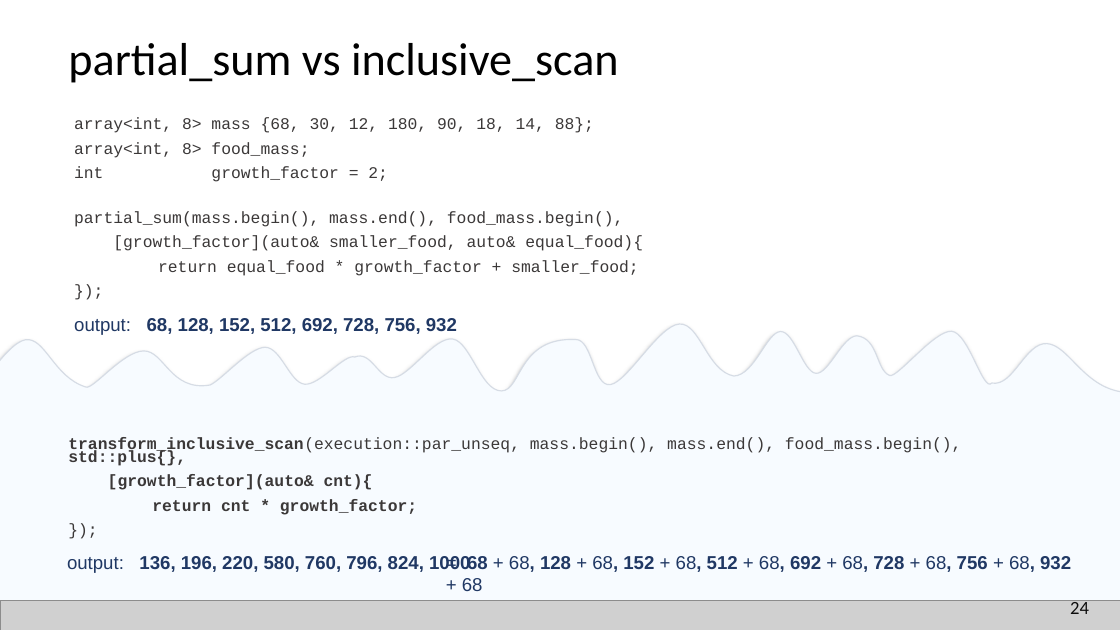
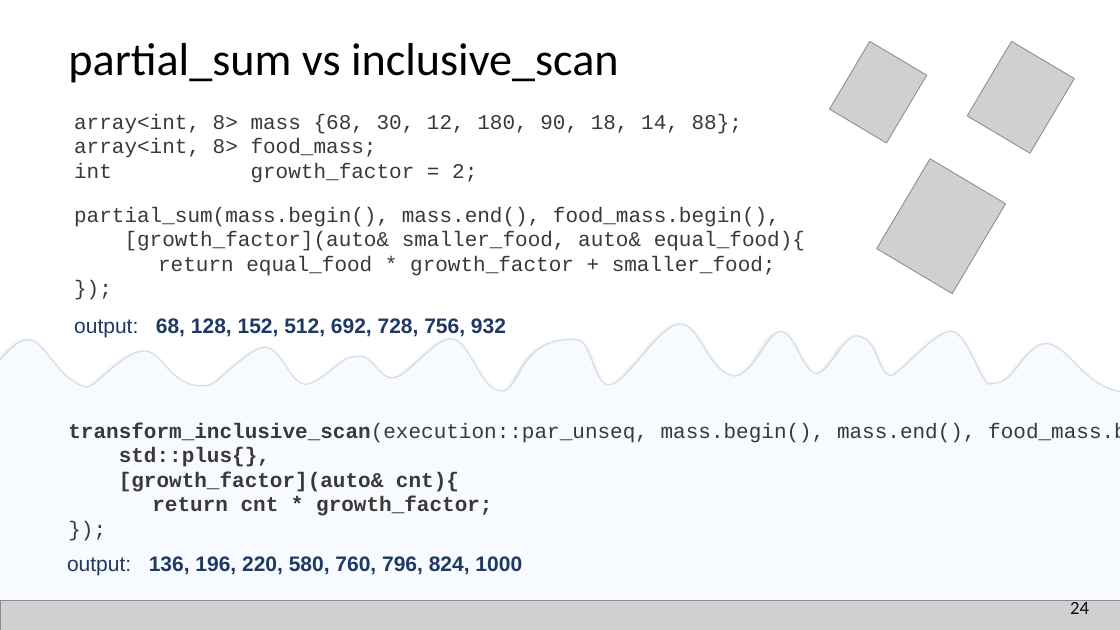
Before and after one commit to EmptySquareBubble/StoriesFromAParallelUniverse-, a slide deck: slide 25 of stories_from_a_paralel_universe.pptx. Drawn at 1120x630 pixels with LibreOffice and Linux fonts; fonts in the diff are those of the drawing; grey boxes stand for pictures. Boxes give left, top, right and bottom in pixels: in the first picture for what was removed or moved away, otherwise in the second. Text is boxed around its words. In the diff, an @@ line names an element or a change of style, - is before the commit and + after.

```diff
--- a/stories_from_a_paralel_universe.pptx
+++ b/stories_from_a_paralel_universe.pptx
@@ picture added at (829,41,927,143) @@
@@ picture added at (967,41,1074,153) @@
@@ text "array<int, 8> mass {68, 30, ..." at (74,114,742,183): size 14 to 18 pt @@
@@ picture added at (877,159,1006,294) @@
@@ text "partial_sum(mass.begin(), mass.end(), food_mass.begin()," at (74,207,805,276): size 14 to 18 pt @@
@@ text "output: 68, 128, 152, 512, ..." at (74,318,506,338): size 16 to 18 pt @@
@@ text "transform_inclusive_scan(execution::par_unseq, mass.begin(), ...": place and size @@
-text "transform_inclusive_scan(execution::par_unseq, mass.begin(), ..." at (68,437,962,515)
+text "transform_inclusive_scan(execution::par_unseq, mass.begin(), ..." at (68,423,1120,516)
@@ text at (68,423,1120,467): text changed; size 14 to 18 pt @@
-transform_inclusive_scan(execution::par_unseq, mass.begin(), mass.end(), food_mass.begin(), std::plus{},
+transform_inclusive_scan(execution::par_unseq, mass.begin(), mass.end(), food_mass.begin(),
+std::plus{},
@@ text at (119,472,492,516): size 14 to 18 pt in "[growth_factor](auto& cnt){", "return cnt * growth_factor;", "});" @@
@@ text "output: 136, 196, 220, 580, ..." at (67,556,522,576): size 16 to 18 pt @@
@@ text removed at (462,556,1071,591) @@
-  = 68 + 68, 128 + 68, 152 + 68, 512 + 68, 692 + 68, 728 + 68, 756 + 68, 932 + 68
```
Also in this commit, not shown: 17 other slides changed.
